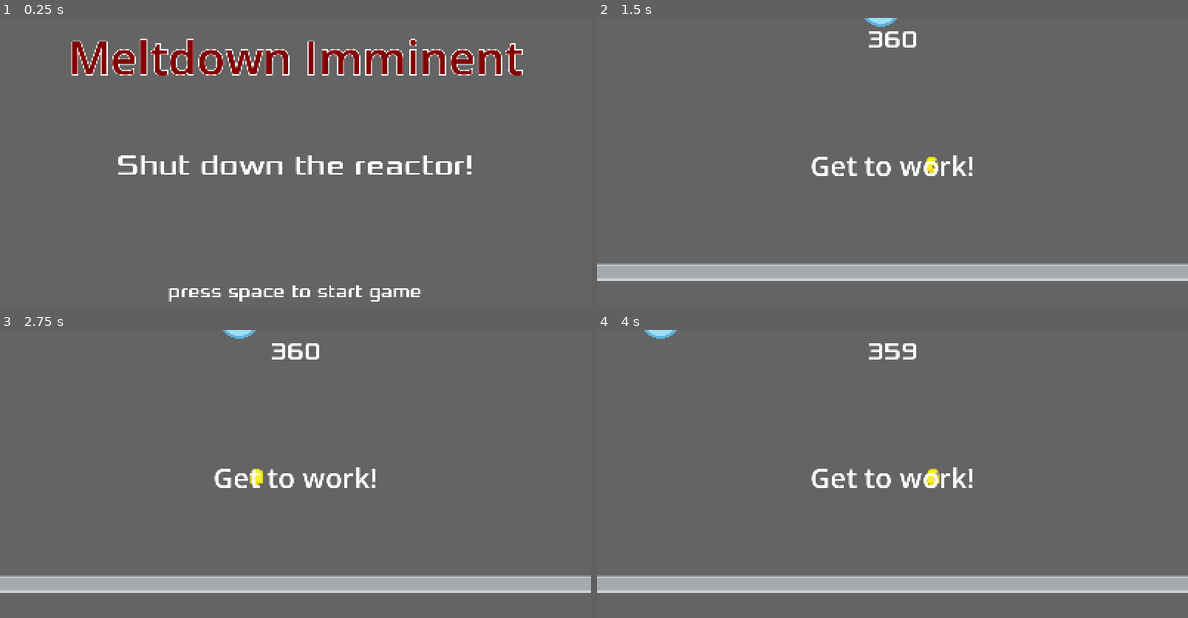
Above: before the commit, frames 1-4 (two rows, left to right).
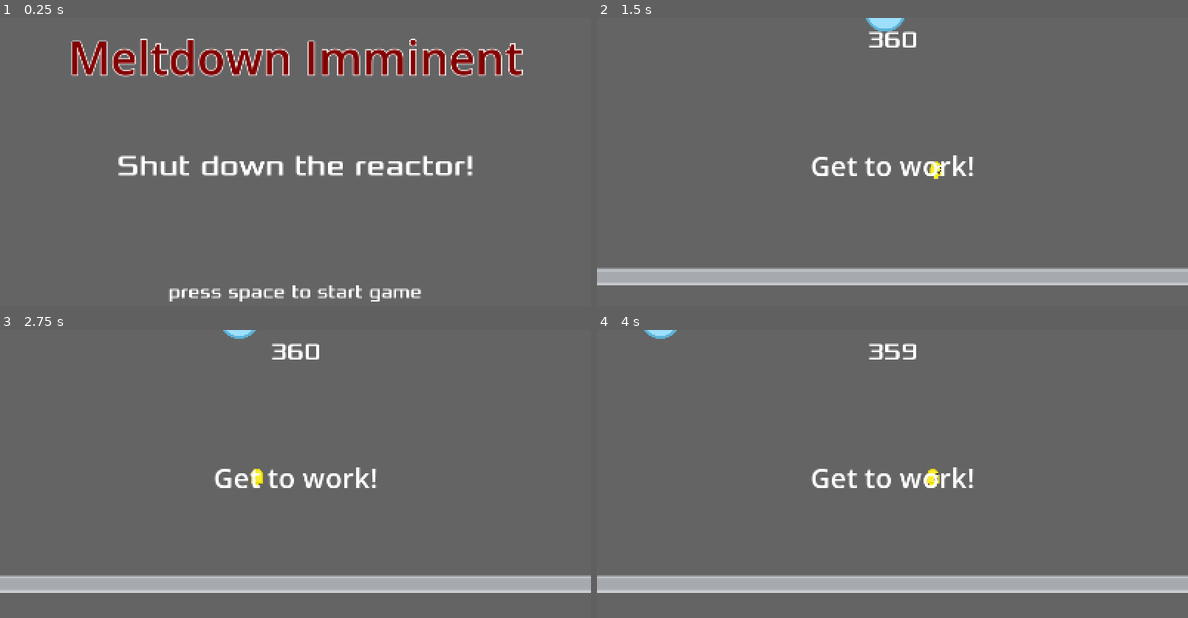
Above: after the commit, the same moments.

Repository: zabuuq/imminent-meltdown
Game: Godot game, scene res://scenes/start_screen.tscn
The game is run twice, just before and just after one commit, with the same random seed, the same clock (stepped at 60 frames per second) and the same inputs.
Inputs:
- Up to frame 1 (0.25 s): no input
- Up to frame 2 (1.5 s): tap Space (start_game) at 0.5, 0.6, 1.35 s; hold Right (move_right) from 0.53 s (still down); tap Enter (ui_accept) at 0.77 s
- Up to frame 3 (2.75 s): tap Enter (ui_accept) at 1.52 s; release Right (move_right) at 2.03 s; hold Left (move_left) from 2.03 s (still down); tap Space (start_game) at 2.1 s
- Up to frame 4 (4 s): release Left (move_left) at 2.78 s; hold Right (move_right) from 2.78 s (still down); tap Space (start_game) at 2.85, 3.6 s; tap Enter (ui_accept) at 3.02, 3.77 s

The runs differ from the first frame. In frame 1, 2.9% of the frame differs, in the area x 12-89%, y 7-99%; in frame 2, 5.1%, in the area x 0-100%, y 0-93%; in frame 3, 0.3%; in frame 4, 0.3%.

Commit message:
Make character/worker images bigger and scale down.

Diff:
--- a/project.godot
+++ b/project.godot
@@ -64,5 +64,4 @@
 
 [rendering]
 
-textures/canvas_textures/default_texture_filter=0
 rendering_device/driver.windows="d3d12"
--- a/scenes/player.tscn
+++ b/scenes/player.tscn
@@ -71,12 +71,12 @@
 height = 16.0
 
 [node name="Player" type="Area2D" unique_id=1393093222 groups=["player"]]
-position = Vector2(582, 743)
 script = ExtResource("1_1jxqw")
 speed = 200
 metadata/_edit_group_ = true
 
 [node name="AnimatedSprite2D" type="AnimatedSprite2D" parent="." unique_id=756935328]
+scale = Vector2(0.25, 0.25)
 sprite_frames = SubResource("SpriteFrames_ivps1")
 animation = &"down"
 
--- a/scenes/radioactive_worker.tscn
+++ b/scenes/radioactive_worker.tscn
@@ -76,6 +76,7 @@
 metadata/_edit_group_ = true
 
 [node name="AnimatedSprite2D" type="AnimatedSprite2D" parent="." unique_id=1377040216]
+scale = Vector2(0.25, 0.25)
 sprite_frames = SubResource("SpriteFrames_pjes1")
 animation = &"RWdown"
 
Binary file changed: art/RadWorker-backward-1.png
Binary file changed: art/RadWorker-backward-2.png
Binary file changed: art/RadWorker-backward-3.png
Binary file changed: art/RadWorker-forward-1.png
Binary file changed: art/RadWorker-forward-2.png
Binary file changed: art/RadWorker-forward-3.png
Binary file changed: art/RadWorker-horizontal-1.png
Binary file changed: art/RadWorker-horizontal-2.png
Binary file changed: art/RadWorker-horizontal-3.png
Binary file changed: art/character-backward-1.png
Binary file changed: art/character-backward-2.png
Binary file changed: art/character-backward-3.png
(and 9 more such lines)
